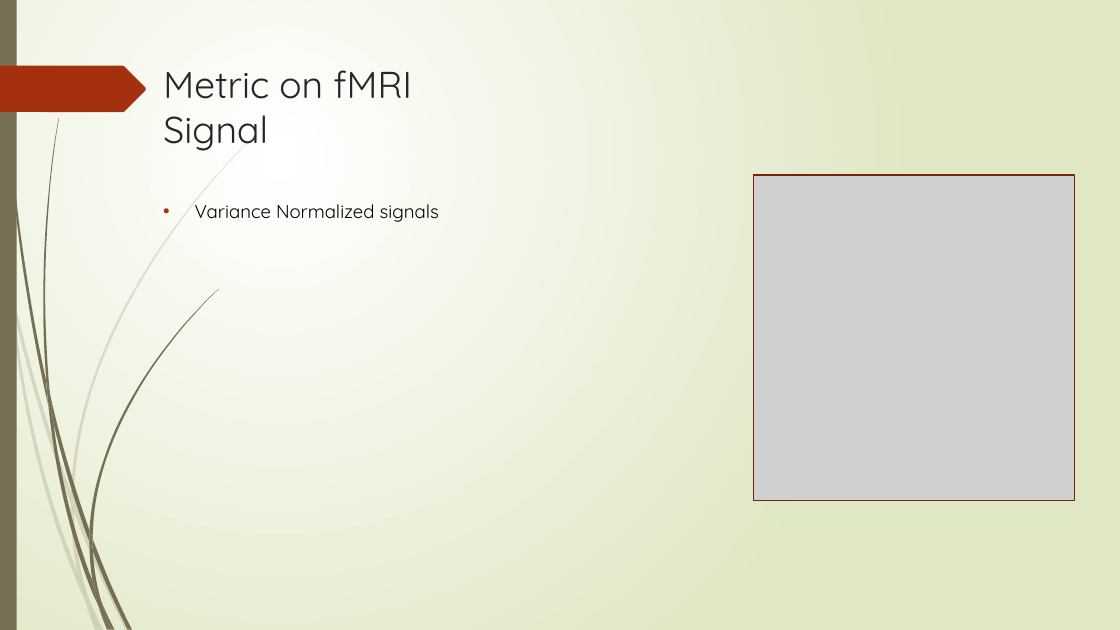
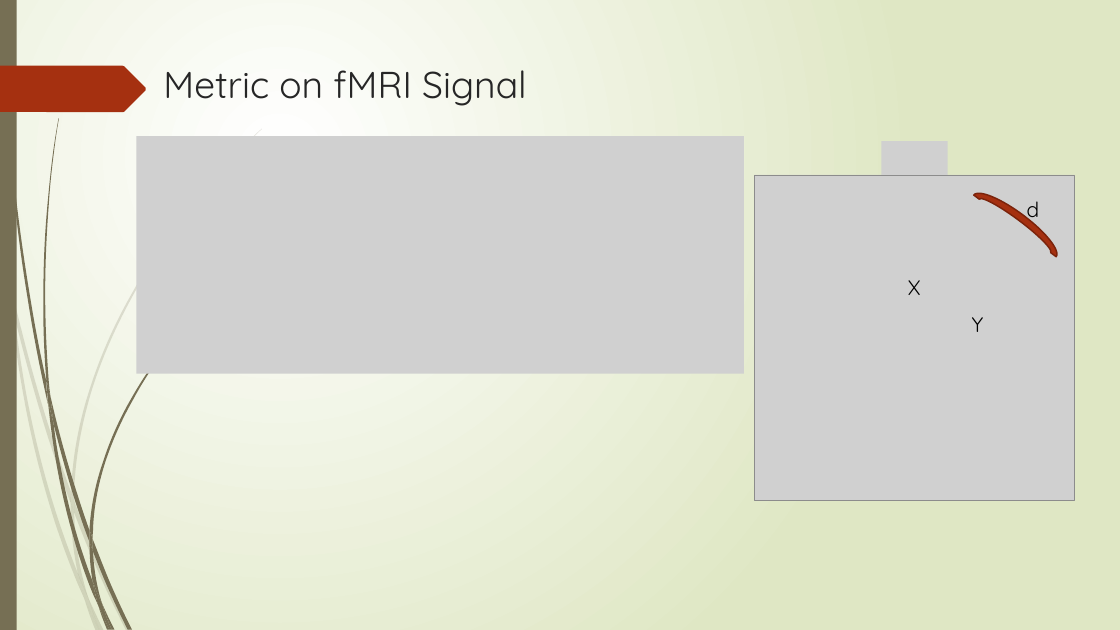
Before and after one commit to ajoshiusc/cortical_parcellation, a slide deck: slide 3 of docs/brain_sync.pptx. Drawn at 1120x630 pixels with LibreOffice and Linux fonts; fonts in the diff are those of the drawing; grey boxes stand for pictures. Boxes give left, top, right and bottom in pixels: in the first picture for what was removed or moved away, otherwise in the second. Text is boxed around its words. In the diff, an @@ line names an element or a change of style, - is before the commit and + after.

```diff
--- a/docs/brain_sync.pptx
+++ b/docs/brain_sync.pptx
@@ title "Metric on fMRI Signal" rewrapped from (163, 70, 411, 151) to (163, 70, 527, 106) @@
@@ picture added at (136, 136, 744, 374) @@
@@ picture added at (881, 141, 948, 175) @@
@@ rectangle removed at (754, 175, 1075, 501) @@
@@ text removed at (195, 204, 439, 222) @@
-• Variance Normalized signals
@@ arch (boxed as its full ring) added at (966, 184, 1065, 268), fill #A53010, outline #7A240C 1.25 pt @@
@@ text added at (1027, 201, 1040, 222), 18 pt, text #000000 @@
+d
@@ picture added at (308, 282, 456, 308) @@
@@ text added at (908, 280, 921, 295), 18 pt, text #000000 @@
+X
@@ text added at (972, 317, 984, 332), 18 pt, text #000000 @@
+Y
```
Also in this commit, not shown: 8 other slides changed, 3 slides added, 2 slides removed, 5 other files.
